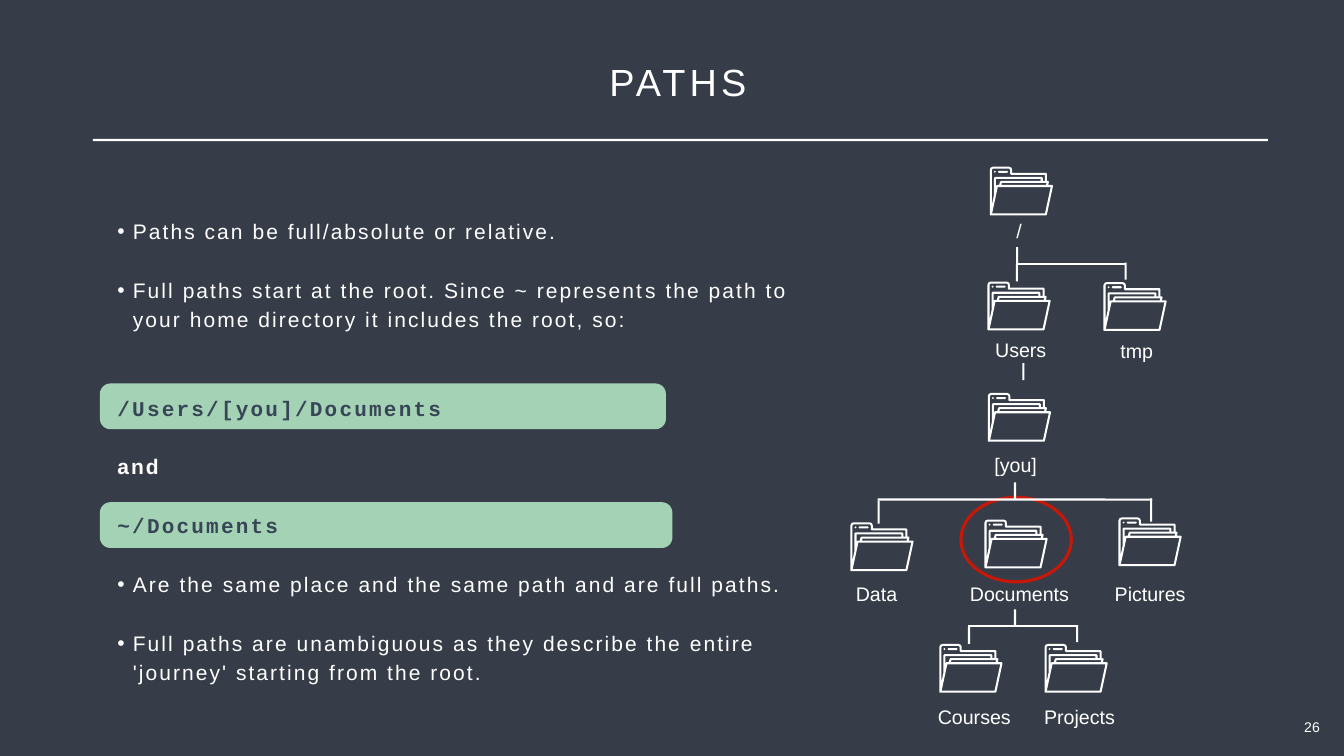
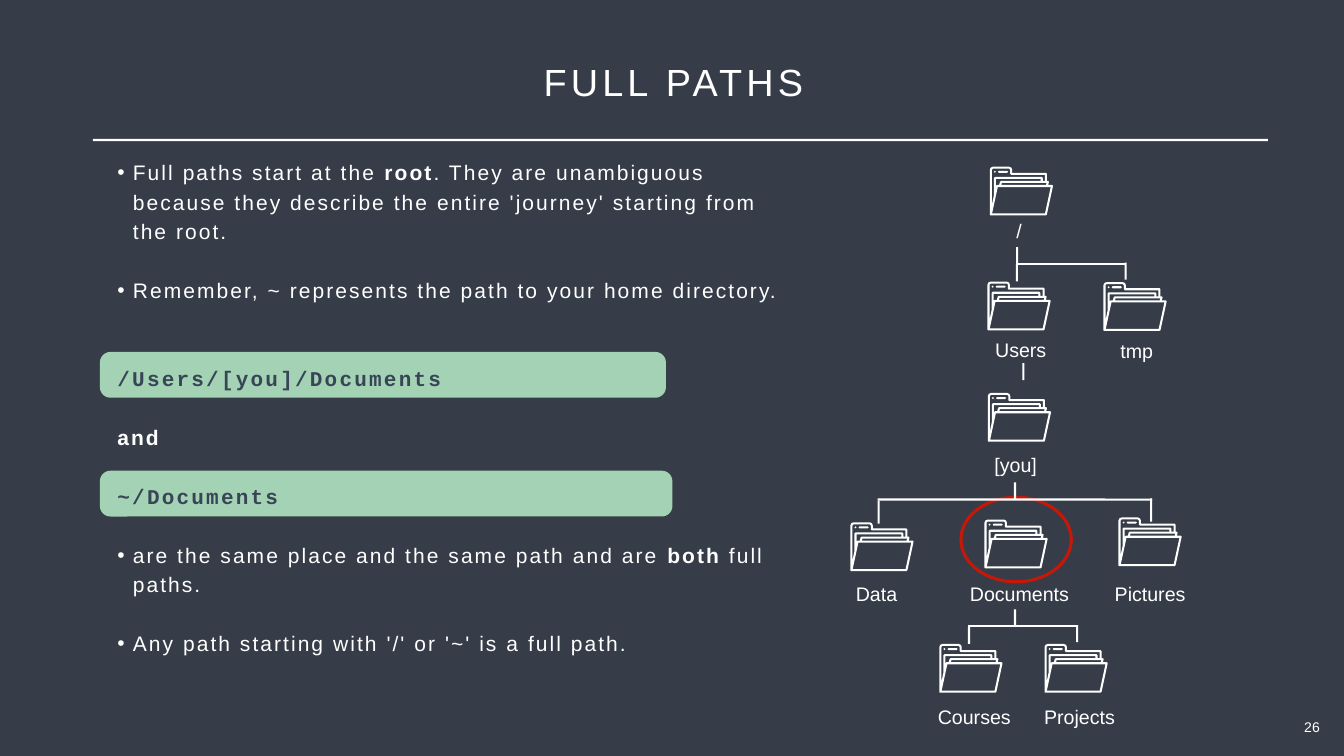
Before and after one commit to Center-for-Health-Data-Science/Just-Bash-It, a slide deck: slide 20 of Teachers/Just_Bash_It_Slideshow.pptx (slide 24 before the commit). Drawn at 1344x756 pixels with LibreOffice and Linux fonts; fonts in the diff are those of the drawing. Boxes give left, top, right and bottom in pixels: in the first picture for what was removed or moved away, otherwise in the second. Text is boxed around its words. In the diff, an @@ line names an element or a change of style, - is before the commit and + after.

Commit message:
slide updates

```diff
--- a/Teachers/Just_Bash_It_Slideshow.pptx
+++ b/Teachers/Just_Bash_It_Slideshow.pptx
@@ text "Full paths start at the ...": place and size @@
-text "Full paths start at the ..." at <box>117,223,786,685</box>
+text "Full paths start at the ..." at <box>117,164,776,655</box>
@@ text at <box>133,164,243,185</box>: text changed @@
-PATHS
+FULL PATHS
@@ text at <box>133,164,776,303</box>: text changed @@
-• Paths can be full/absolute or relative.
-• Full paths start at the root. Since ~ represents the path to your home directory it includes the root, so:
+• Full paths start at the root. They are unambiguous because they describe the entire 'journey' starting from the root.
+• Remember, ~ represents the path to your home directory.
@@ rounded rectangle: place and size @@
-rounded rectangle at <box>100,384,666,430</box>
+rounded rectangle at <box>100,352,666,398</box>
@@ rounded rectangle: place and size @@
-rounded rectangle at <box>100,502,672,548</box>
+rounded rectangle at <box>100,471,672,517</box>
@@ text at <box>133,547,762,655</box>: text changed @@
-• Are the same place and the same path and are full paths.
-• Full paths are unambiguous as they describe the entire 'journey' starting from the root.
+• are the same place and the same path and are both full paths.
+• Any path starting with '/' or '~' is a full path.
```
Also in this commit, not shown: 8 other slides changed, 2 slides added, 3 slides removed.
